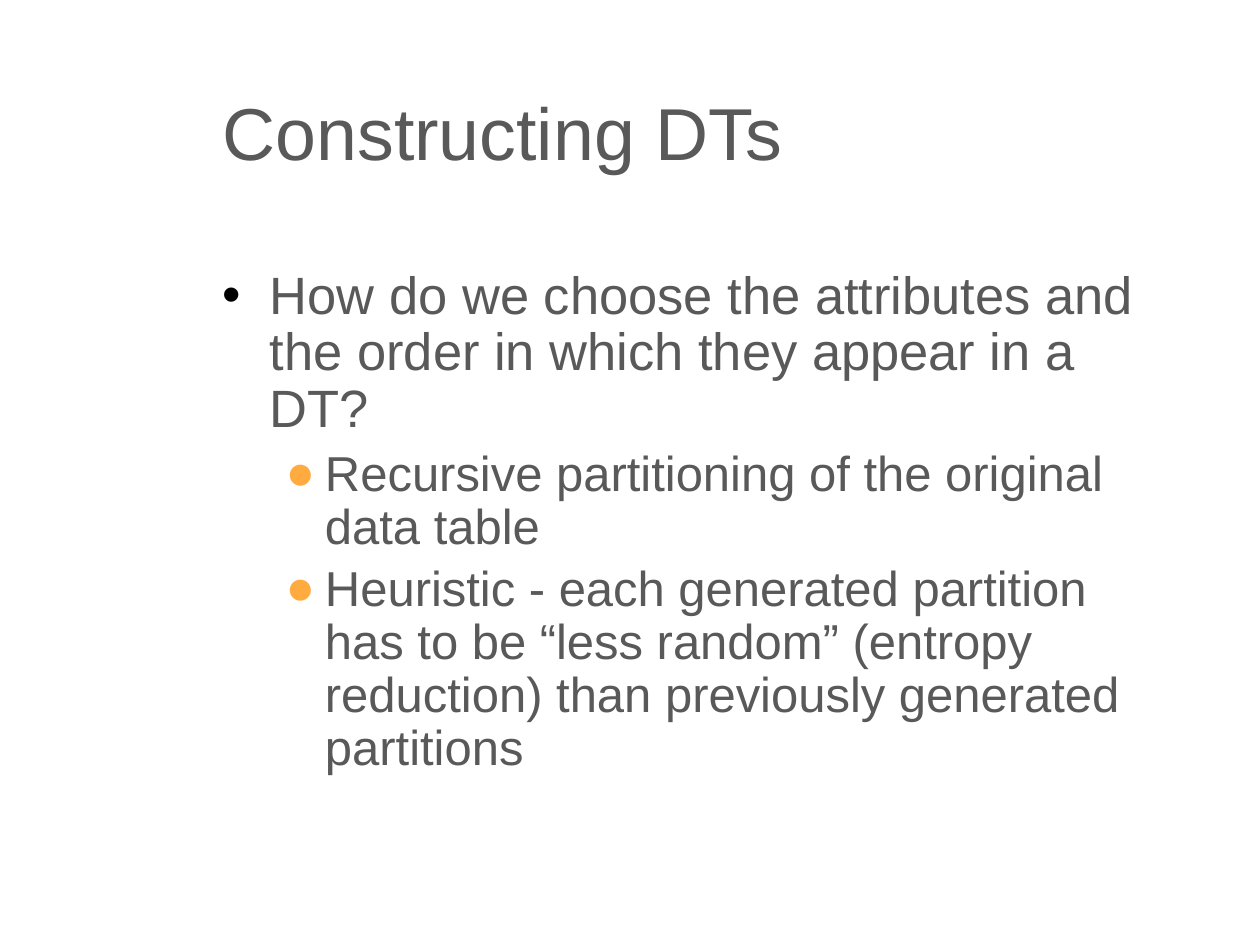
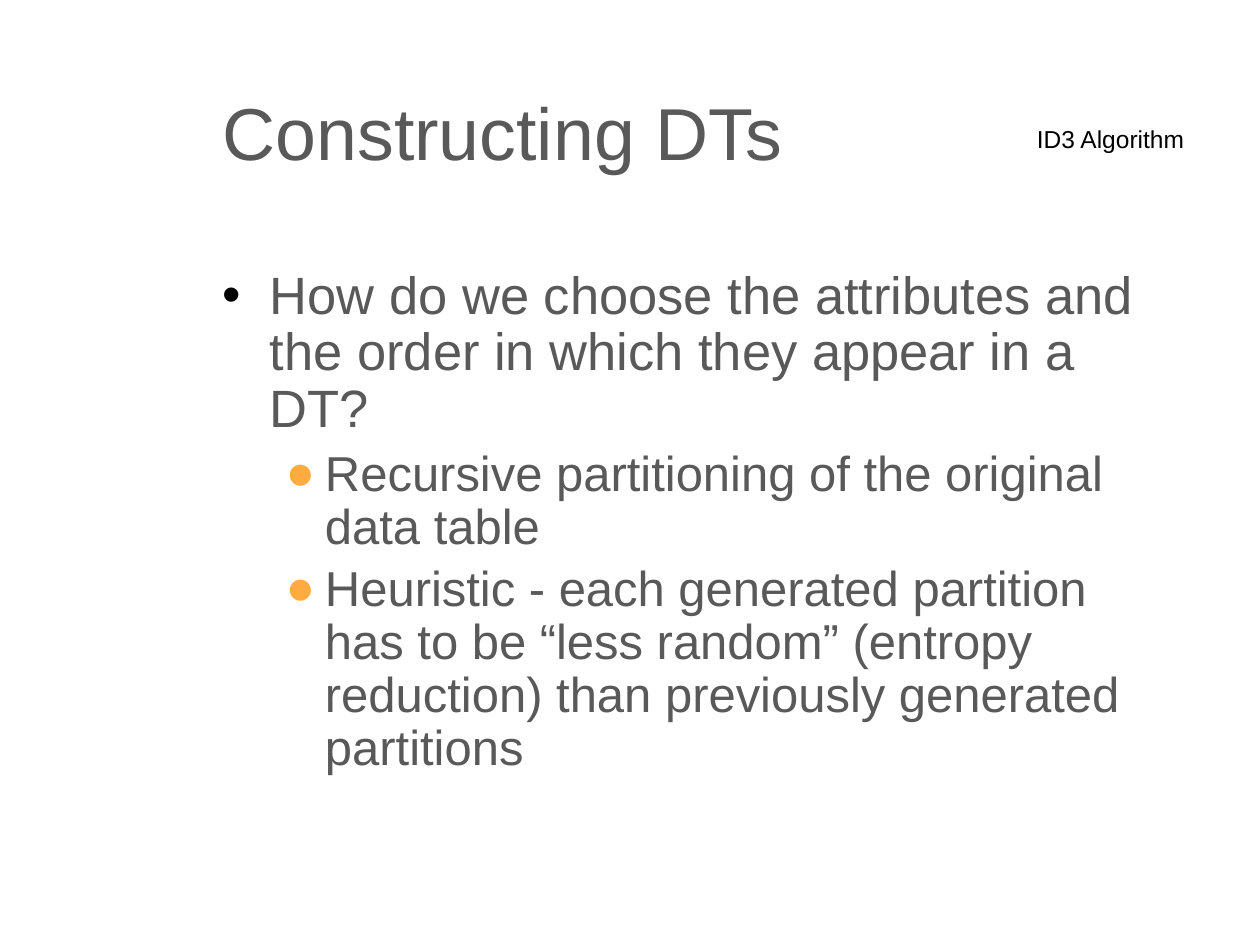
Before and after one commit to lutzhamel/CSC310, a slide deck: slide 16 of notes/06-machine-learning-basics-1.pptx. Drawn at 1260x945 pixels with LibreOffice and Linux fonts; fonts in the diff are those of the drawing. Boxes give left, top, right and bottom in pixels: in the first picture for what was removed or moved away, otherwise in the second. Text is boxed around its words. In the diff, an @@ line names an element or a change of style, - is before the commit and + after.

```diff
--- a/notes/06-machine-learning-basics-1.pptx
+++ b/notes/06-machine-learning-basics-1.pptx
@@ text added at (x1=1037, y1=130, x2=1184, y2=153), 14 pt, text #000000 @@
+ID3 Algorithm
```
Also in this commit, not shown: 1 other slide changed, 3 other files.
